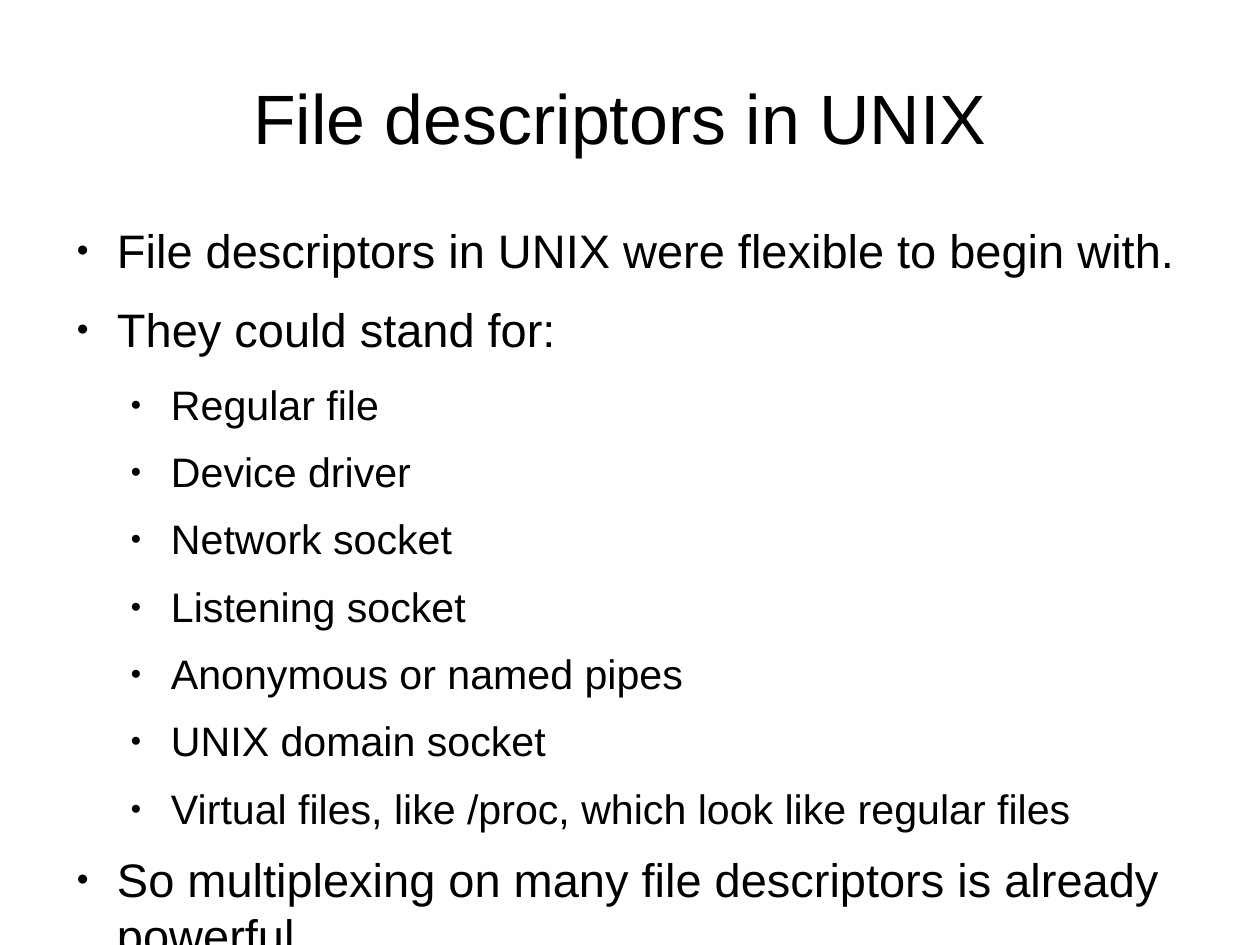
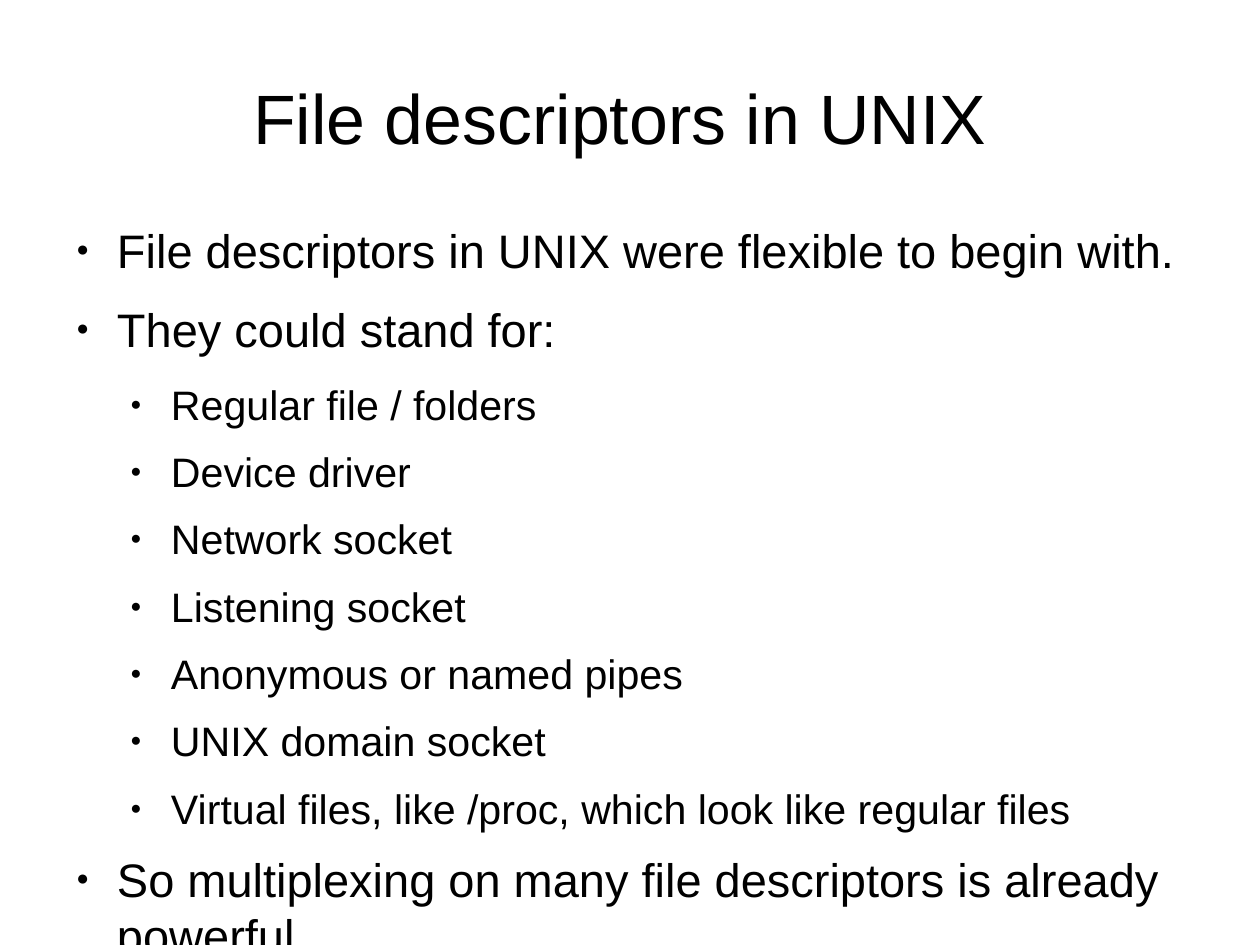
Before and after one commit to veltzer/demos-linux, a slide deck: slide 8 of doc/odp/linux_multiplexing.odp. Drawn at 1260x945 pixels with LibreOffice and Linux fonts; fonts in the diff are those of the drawing. Boxes give left, top, right and bottom in pixels: in the first picture for what was removed or moved away, otherwise in the second. Text is boxed around its words. In the diff, an @@ line names an element or a change of style, - is before the commit and + after.

```diff
--- a/doc/odp/linux_multiplexing.odp
+++ b/doc/odp/linux_multiplexing.odp
@@ text at (171,390,536,428): text changed @@
-  ● Regular file
+  ● Regular file / folders
```
Also in this commit, not shown: 8 other files.
